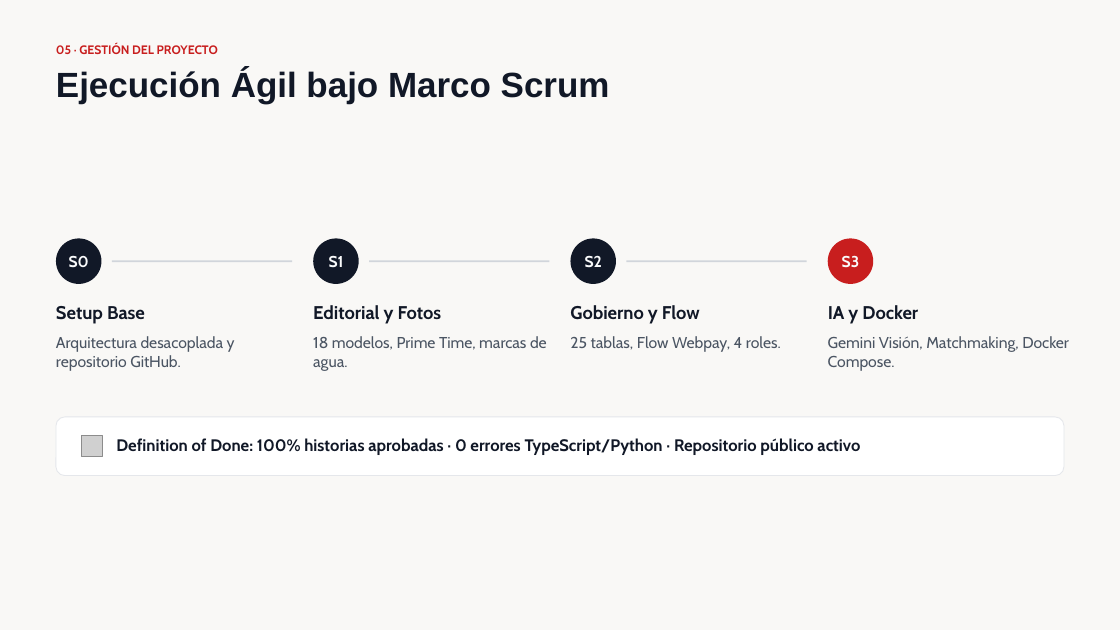
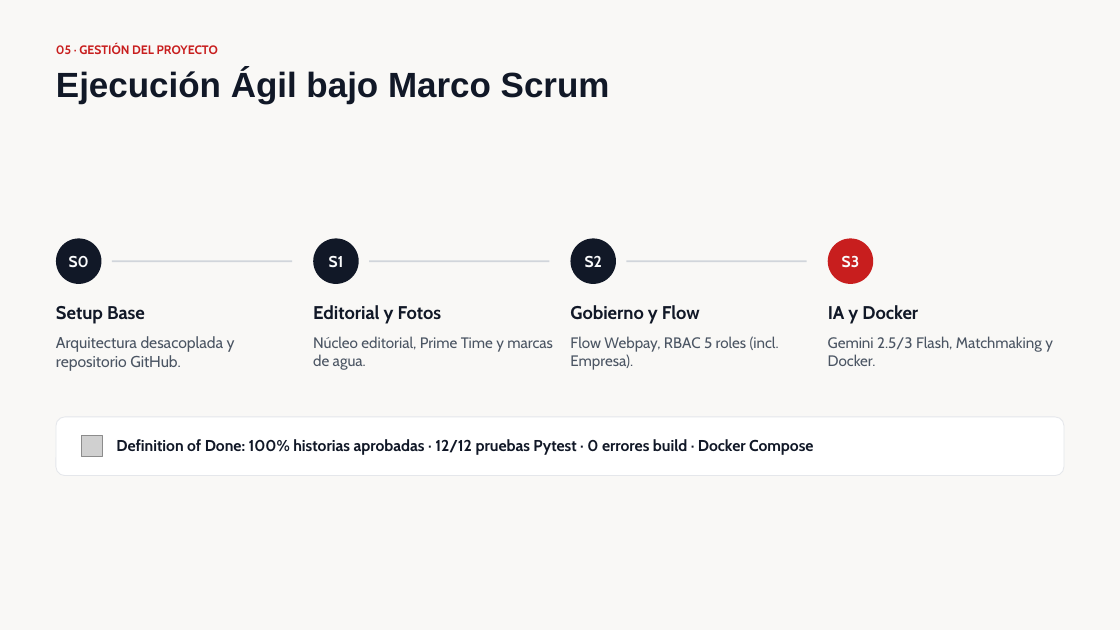
Before and after one commit to Benjamin-Duoc/CAPSTONEV2, a slide deck: slide 10 of Fase 3/Presentacion fase 3.pptx (slide 9 before the commit). Drawn at 1120x630 pixels with LibreOffice and Linux fonts; fonts in the diff are those of the drawing; grey boxes stand for pictures. Boxes give left, top, right and bottom in pixels: in the first picture for what was removed or moved away, otherwise in the second. Text is boxed around its words. In the diff, an @@ line names an element or a change of style, - is before the commit and + after.

Commit message:
feat(fase-3): actualizar informe final, ppt y control de roles en registro/admin

```diff
--- a/Fase 3/Presentacion fase 3.pptx
+++ b/Fase 3/Presentacion fase 3.pptx
@@ text at box(313, 336, 553, 370): text changed; size 13.5 to 13 pt @@
-18 modelos, Prime Time, marcas de agua.
+Núcleo editorial, Prime Time y marcas de agua.
@@ text at box(570, 336, 779, 370): text changed; size 13.5 to 13 pt @@
-25 tablas, Flow Webpay, 4 roles.
+Flow Webpay, RBAC 5 roles (incl. Empresa).
@@ text at box(828, 336, 1053, 366): text changed; size 13.5 to 13 pt @@
-Gemini Visión, Matchmaking, Docker Compose.
+Gemini 2.5/3 Flash, Matchmaking y Docker.
@@ text at box(116, 439, 813, 455): text changed; size 14.2 to 13.5 pt @@
-Definition of Done: 100% historias aprobadas · 0 errores TypeScript/Python · Repositorio público activo
+Definition of Done: 100% historias aprobadas · 12/12 pruebas Pytest · 0 errores build · Docker Compose
```
Also in this commit, not shown: 6 other slides changed, 2 slides added, 8 other files.
